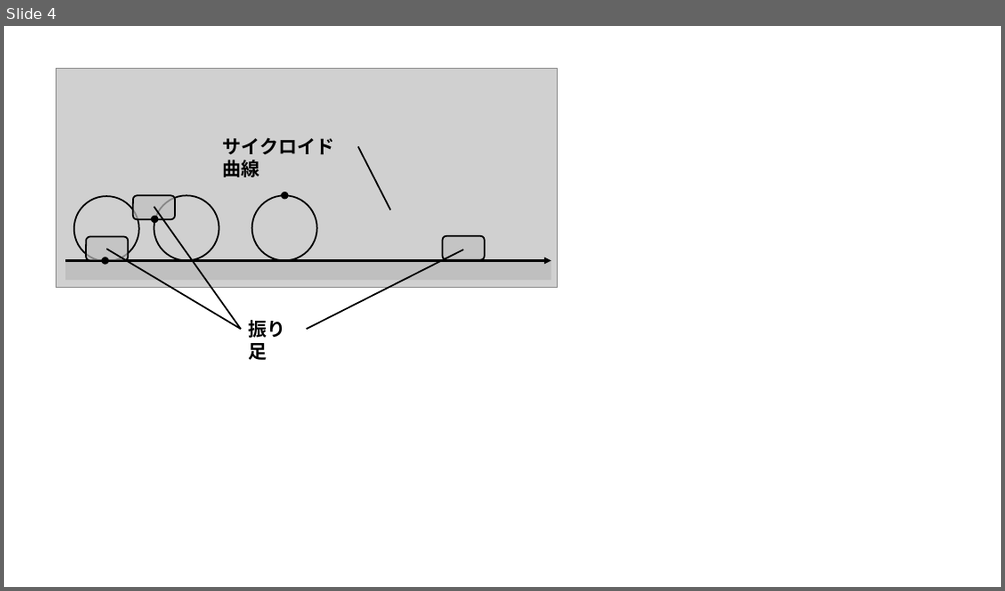
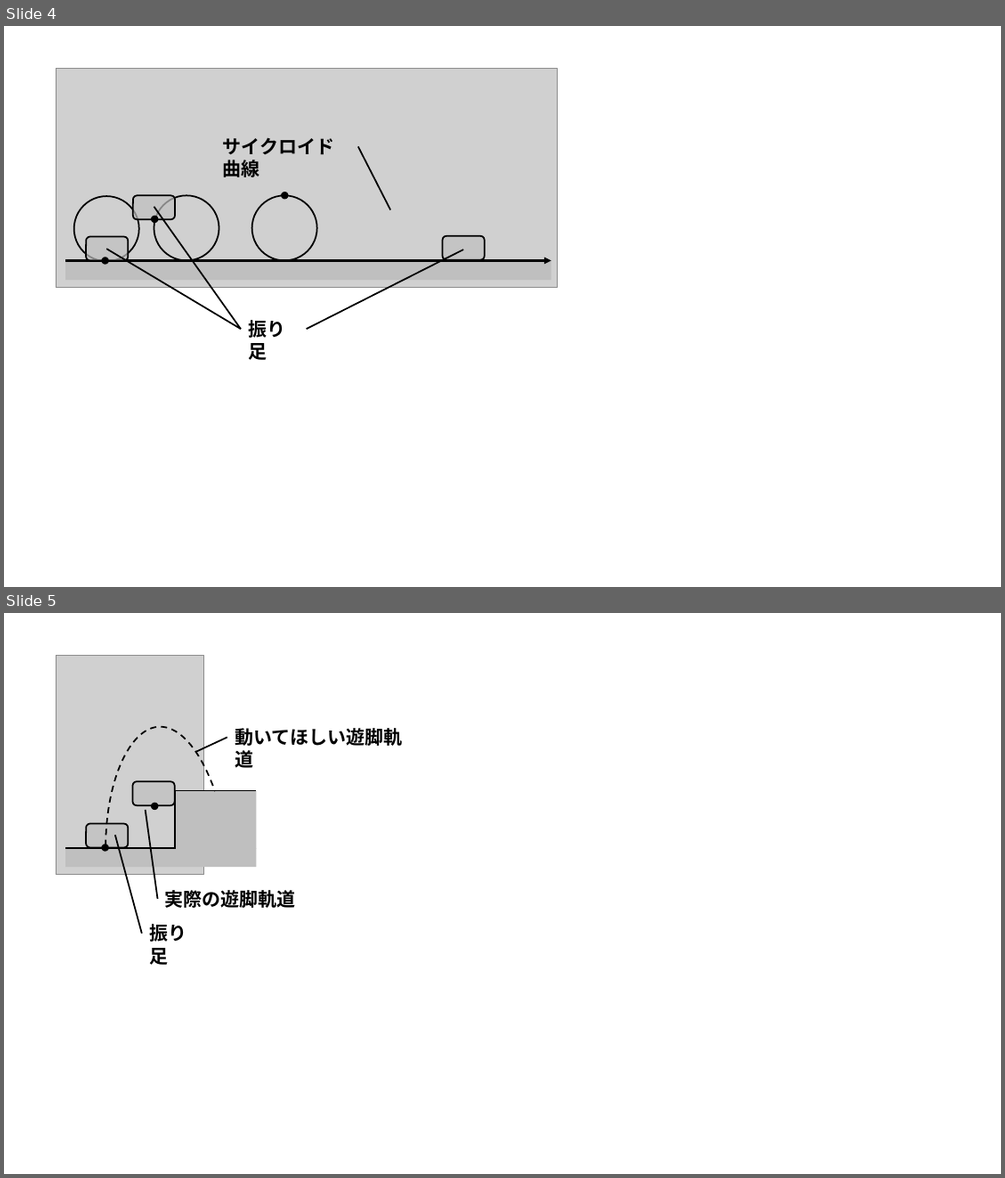
Before and after one commit to koomiy/koomiy.github.io, a slide deck: figure.pptx. Shown one above the other, each under a label of ours: slide 4 before the commit, slides 4 and 5 after it. The pictures are 1005x591 and 1005x1178 pixels, drawn with LibreOffice and Linux fonts; fonts in the diff are those of the drawing; grey boxes stand for pictures. Boxes give left, top, right and bottom in pixels: in the first picture for what was removed or moved away, otherwise in the second. Text is boxed around its words. In the diff, an @@ line names an element or a change of style, - is before the commit and + after.

```diff
--- a/figure.pptx
+++ b/figure.pptx
@@ slide 5 added at <box>4,613,1001,1174</box>, background #FFFFFF @@
@@ picture added at <box>56,656,203,875</box> @@
@@ freeform shape added at <box>105,727,215,846</box>, outline #000000 1.5 pt dashed @@
@@ line added from (227, 737) to (195, 752), #000000 1.5 pt @@
@@ text added at <box>235,728,402,746</box>, 18 pt, text #000000, bold @@
+動いてほしい遊脚軌道
@@ rounded rectangle added at <box>133,781,175,805</box>, fill #BFBFBF at 70% opacity, outline #000000 1.5 pt @@
@@ line added from (175, 790) to (256, 790), #000000 1.5 pt @@
@@ line added from (175, 790) to (175, 849), #000000 1.5 pt @@
@@ rectangle added at <box>176,791,257,849</box>, fill #BFBFBF @@
@@ rounded rectangle added at <box>86,824,128,848</box>, fill #BFBFBF at 70% opacity, outline #000000 1.5 pt @@
@@ line added from (157, 899) to (146, 810), #000000 1.5 pt @@
@@ ellipse added at <box>152,803,158,809</box>, fill #000000, outline #000000 1.5 pt @@
@@ rectangle added at <box>65,849,256,868</box>, fill #BFBFBF @@
@@ line added from (65, 849) to (175, 849), #000000 1.5 pt @@
@@ ellipse added at <box>102,844,108,851</box>, fill #000000, outline #000000 1.5 pt @@
@@ line added from (115, 835) to (142, 933), #000000 1.5 pt @@
@@ text added at <box>165,890,296,908</box>, 18 pt, text #000000, bold @@
+実際の遊脚軌道
@@ text added at <box>149,924,186,965</box>, 18 pt, text #000000, bold @@
+振り足
```
Also in this commit, not shown: 4 other files.
